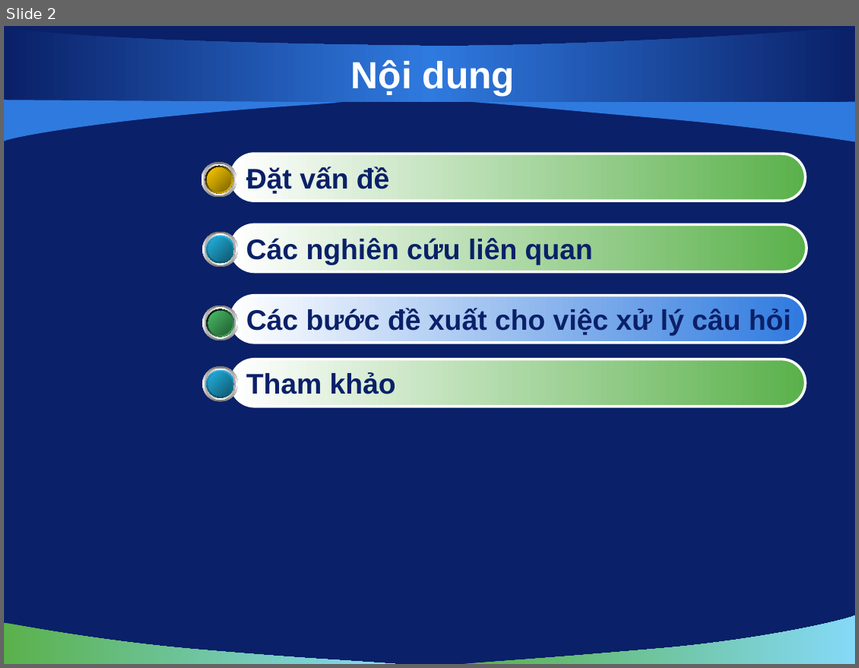
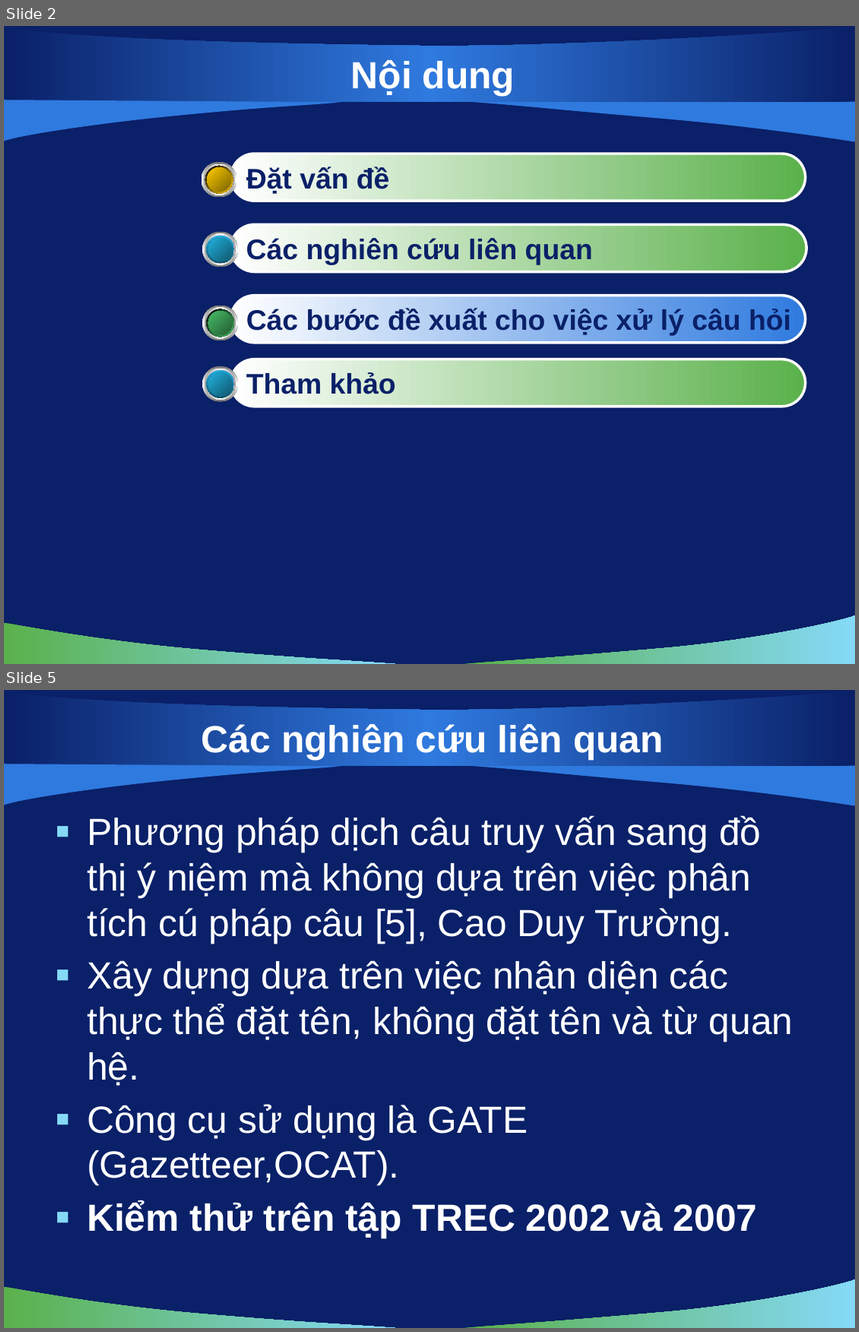
Before and after one commit to hungntit/filnalproject, a slide deck: De Cuong/bao cao 22-10-2010.pptx. Shown one above the other, each under a label of ours: slide 2 before the commit, slides 2 and 5 after it; the slides between them are not shown. The pictures are 859x668 and 859x1332 pixels, drawn with LibreOffice and Linux fonts; fonts in the diff are those of the drawing; background and template pictures are left out. Boxes give left, top, right and bottom in pixels: in the first picture for what was removed or moved away, otherwise in the second. Text is boxed around its words. In the diff, an @@ line names an element or a change of style, - is before the commit and + after.

```diff
--- a/De Cuong/bao cao 22-10-2010.pptx
+++ b/De Cuong/bao cao 22-10-2010.pptx
@@ slide 5 added at (4,690,855,1328), background picture (left out); not listed: 5 template elements that a slide beside it also shows @@
@@ title added at (202,724,664,760), 32 pt, text #FFFFFF, bold @@
+Các nghiên cứu liên quan
@@ text added at (87,815,794,1239), 32 pt, text #FFFFFF @@
+▪ Phương pháp dịch câu truy vấn sang đồ thị ý niệm mà không dựa trên việc phân tích cú pháp câu [5], Cao Duy Trường.
+▪ Xây dựng dựa trên việc nhận diện các thực thể đặt tên, không đặt tên và từ quan hệ.
+▪ Công cụ sử dụng là GATE (Gazetteer,OCAT).
+▪ Kiểm thử trên tập TREC 2002 và 2007
```
Also in this commit, not shown: 2 slides changed, 7 other slides added, 1 other file.
